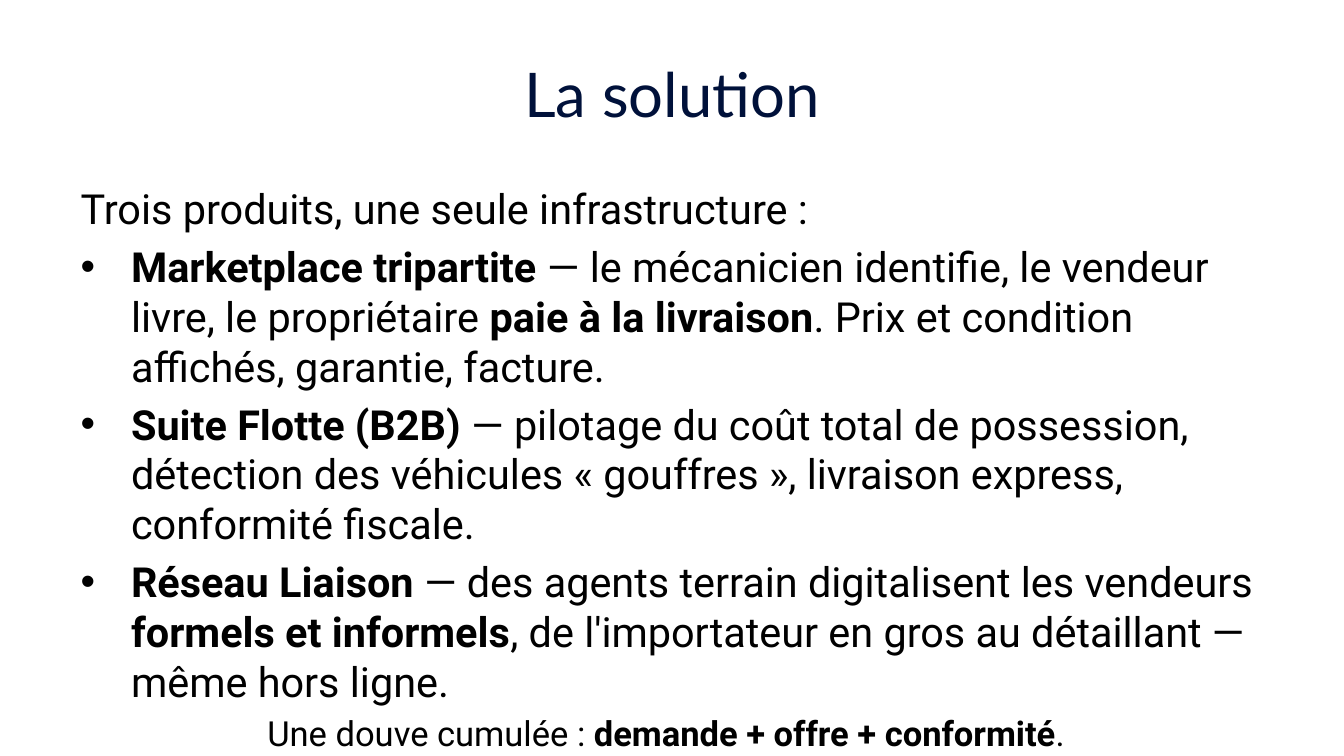
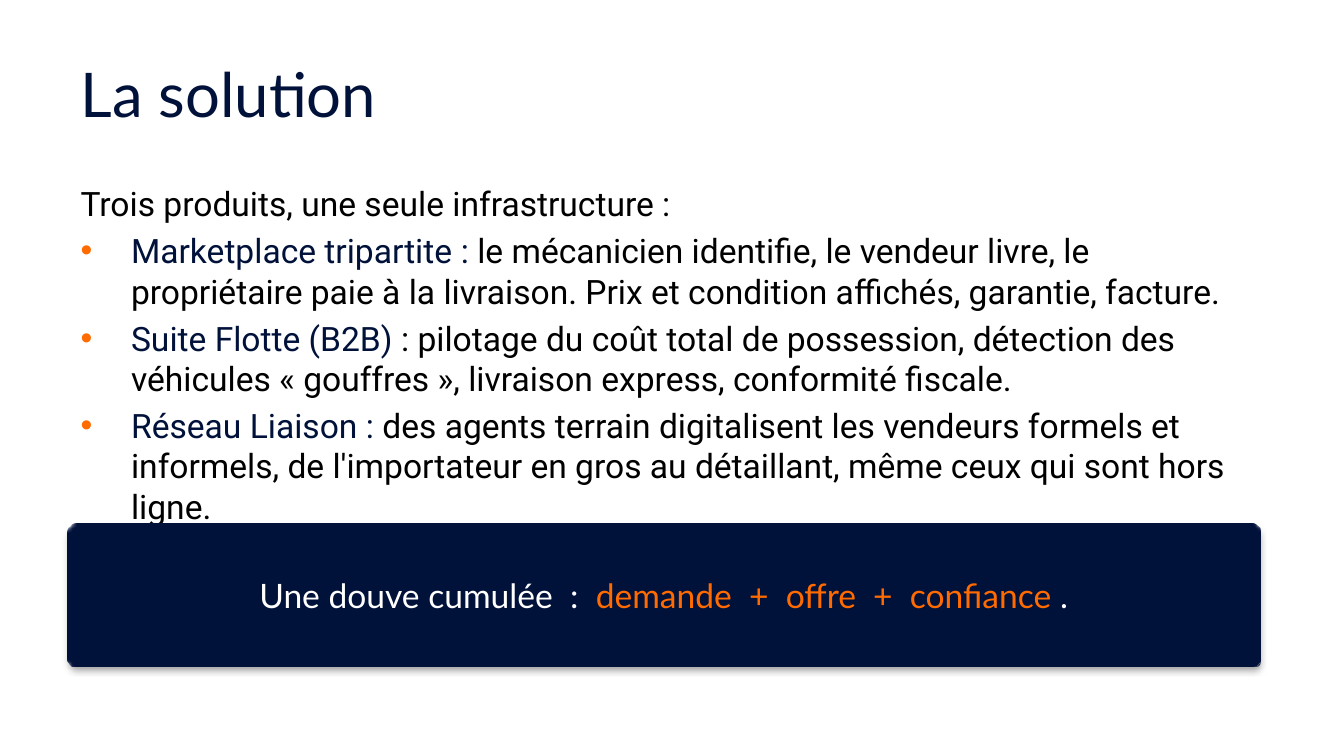
Before and after one commit to Fefer79/pieces, a slide deck: slide 3 of docs/pitch-deck-pieces-2026-06.pptx (slide 4 before the commit). Drawn at 1344x756 pixels with LibreOffice and Linux fonts; fonts in the diff are those of the drawing. Boxes give left, top, right and bottom in pixels: in the first picture for what was removed or moved away, otherwise in the second. Text is boxed around its words. In the diff, an @@ line names an element or a change of style, - is before the commit and + after.

```diff
--- a/docs/pitch-deck-pieces-2026-06.pptx
+++ b/docs/pitch-deck-pieces-2026-06.pptx
@@ title "La solution" at (x1=81, y1=71, x2=377, y2=118): alignment centre to left @@
@@ text at (x1=81, y1=190, x2=653, y2=223): size 22.2 to 18 pt in "Trois produits, une seule infrastructure :" @@
@@ text at (x1=131, y1=237, x2=1224, y2=485): text changed; size 22.2 to 18 pt @@
-• Marketplace tripartite — le mécanicien identifie, le vendeur livre, le propriétaire paie à la livraison. Prix et condition affichés, garantie, facture.
-• Suite Flotte (B2B) — pilotage du coût total de possession, détection des véhicules « gouffres », livraison express, conformité fiscale.
-• Réseau Liaison — des agents terrain digitalisent les vendeurs formels et informels, de l'importateur en gros au détaillant — même hors ligne.
-Une douve cumulée : demande + offre + conformité.
+• Marketplace tripartite : le mécanicien identifie, le vendeur livre, le propriétaire paie à la livraison. Prix et condition affichés, garantie, facture.
+• Suite Flotte (B2B) : pilotage du coût total de possession, détection des véhicules « gouffres », livraison express, conformité fiscale.
+• Réseau Liaison : des agents terrain digitalisent les vendeurs formels et informels, de l'importateur en gros au détaillant, même ceux qui sont hors ligne.
@@ rounded rectangle added at (x1=67, y1=524, x2=1261, y2=667), fill #00113A, outline #00113A 0 pt, 18 pt, text #FF6B00 @@
+Une douve cumulée : demande + offre + confiance .
```
Also in this commit, not shown: 5 other slides changed, 1 slide removed, 6 other files.
